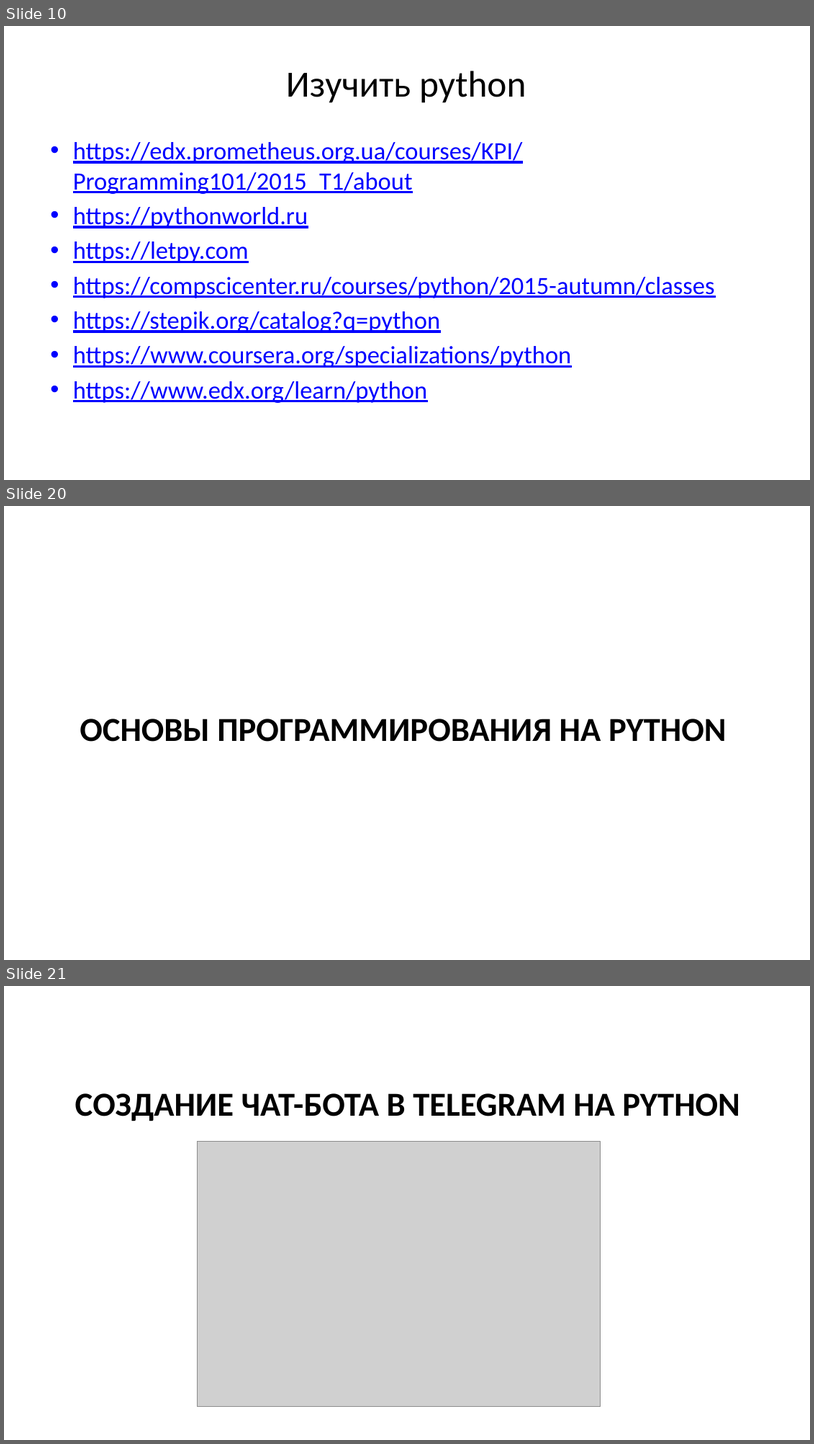
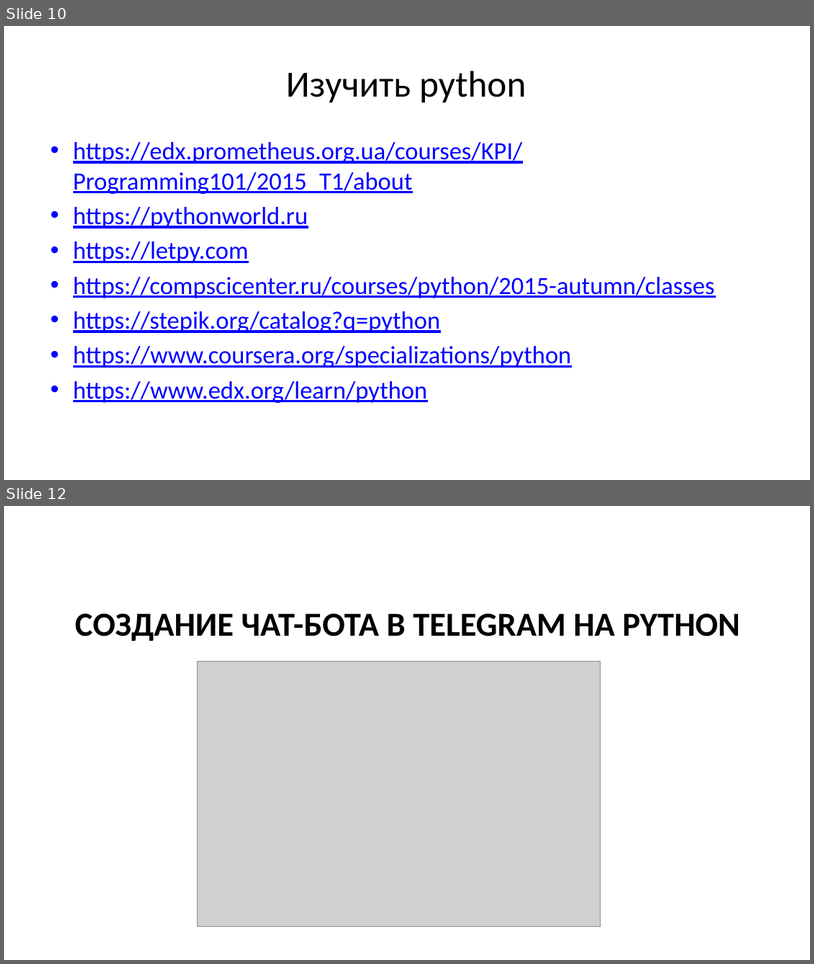
Before and after one commit to maxchv/telegram-bot, a slide deck: docs/lesson_telegram_bot.pptx. Shown one above the other, each under a label of ours: slides 10, 20 and 21 before the commit, slides 10 and 12 after it; the slides between them are not shown. The pictures are 814x1444 and 814x964 pixels, drawn with LibreOffice and Linux fonts; fonts in the diff are those of the drawing; grey boxes stand for pictures. Boxes give left, top, right and bottom in pixels: in the first picture for what was removed or moved away, otherwise in the second. Text is boxed around its words. In the diff, an @@ line names an element or a change of style, - is before the commit and + after.

```diff
--- a/docs/lesson_telegram_bot.pptx
+++ b/docs/lesson_telegram_bot.pptx
@@ slide 20 removed at bbox=[4, 506, 810, 960], background #FFFFFF @@
@@ title removed at bbox=[80, 718, 726, 741] @@
-ОСНОВЫ ПРОГРАММИРОВАНИЯ НА PYTHON
@@ what was slide 21 is now slide 12 @@
```
Also in this commit, not shown: 3 slides changed, 5 slides added, 8 other slides removed, 7 other files.
